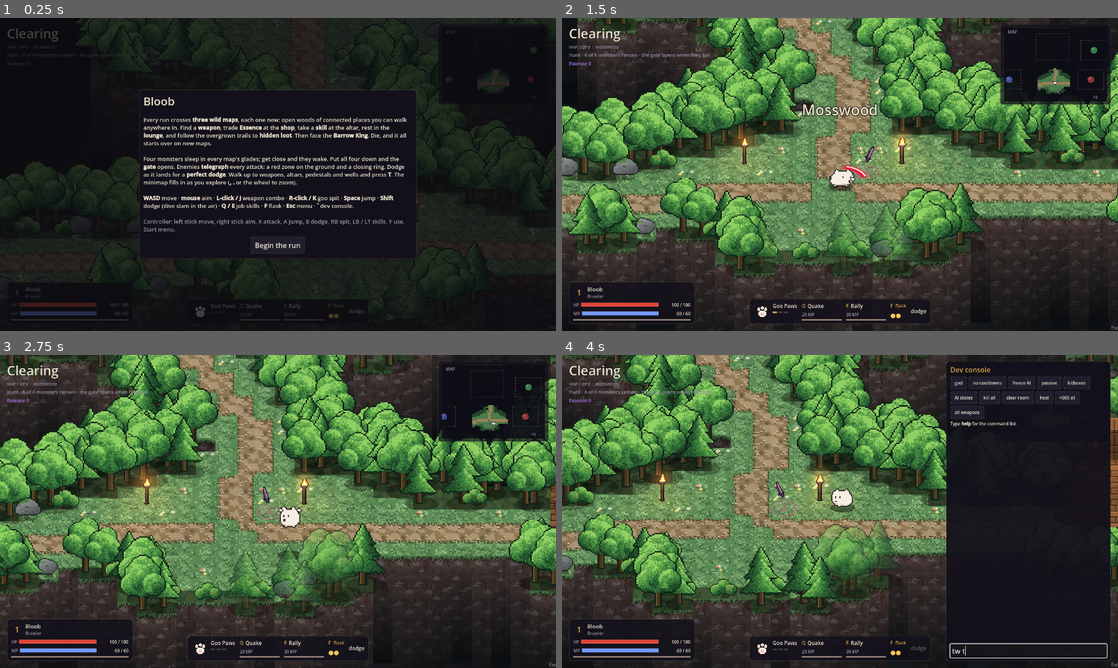
Above: before the commit, frames 1-4 (two rows, left to right).
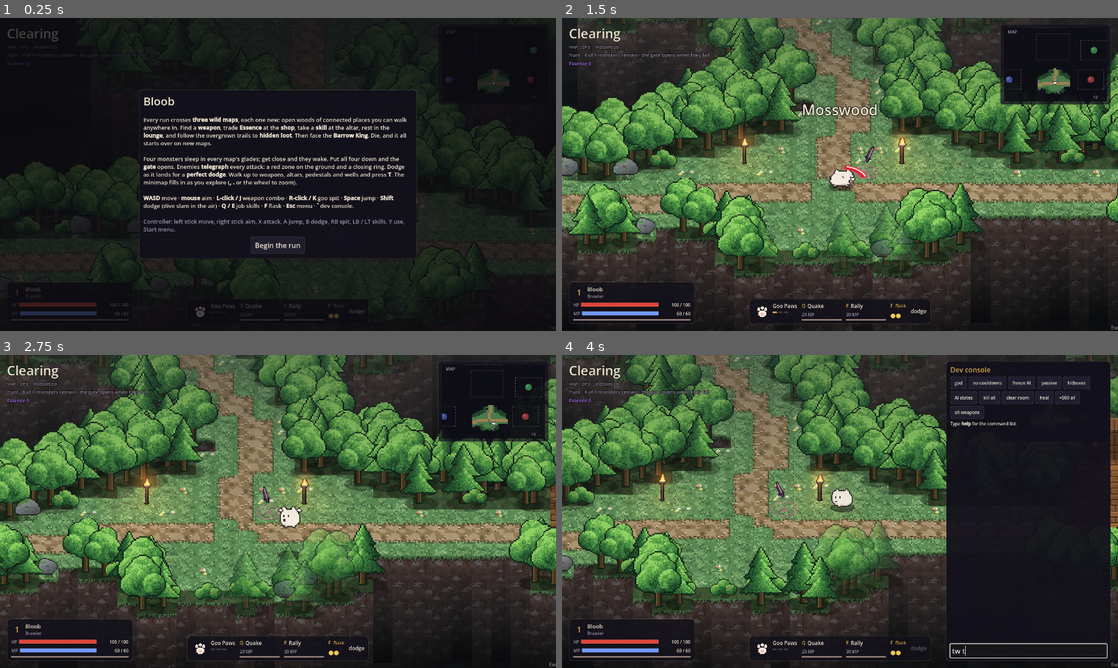
Above: after the commit, the same moments.

Repository: bloobofficial/bloob
Game: Godot game, scene res://main.tscn
Same seed, same stepped clock (60 frames per second), same inputs: the game is played once before the commit and once after it.
Inputs (mouse positions are in pixels of both pictures, inside the frame that each line leads up to):
- Up to frame 1 (0.25 s): no input
- Up to frame 2 (1.5 s): click "Begin the run" at 0.5 s; tap Enter (ui_accept) at 1.25 s; move the mouse to (962, 158) at 1.27 s; hold D (move_right) from 1.28 s (still down); hold T (use) from 1.28 s (still down); click (962, 158) at 1.42 s
- Up to frame 3 (2.75 s): tap Space (jump) at 1.52, 1.82, 2.27, 2.57 s; move the mouse to (166, 527) at 2.02 s; release D (move_right) at 2.03 s; release T (use) at 2.03 s; hold S (move_down) from 2.03 s (still down); click (166, 527) at 2.1 s; tap T (use) at 2.3 s
- Up to frame 4 (4 s): move the mouse to (895, 442) at 2.77 s; release S (move_down) at 2.78 s; hold D (move_right) 2.78-3.53 s; hold ` (dev) 2.78-3.53 s; click (895, 442) at 2.92 s; tap T (use) at 3.05, 3.8 s; move the mouse to (812, 574) at 3.52 s; hold W (move_up) from 3.53 s (still down); tap Shift (dodge) at 3.6 s; click (812, 574) at 3.67 s; tap Space (jump) at 3.77 s

The runs differ from the first frame. In frame 1, less than 0.1% of the frame differs, in the area x 22-27%, y 11-13%; in frame 2, 7.8%; in frame 3, 7.9%; in frame 4, 7.9%, in the area x 0-100%, y 0-28%.

Commit message:
Patch 1 polish: depth haze, readable HUD text, gate rim fix
- a screen-space haze fades the far side of the view into the map's dusk
- outlined HUD objective / subtitle / Essence text so it reads over foliage
- the forest rim only opens to the void on true south edges (no holes
  beside the gate pillars)

Co-Authored-By: Claude Opus 5.5 <noreply@anthropic.com>
Claude-Session: https://claude.ai/code/session_013d5ZWJQakJa6qryvagWexC

Diff:
--- a/ui/hud.gd
+++ b/ui/hud.gd
@@ -18,6 +18,7 @@
 var world: World
 var show_perf := false
 
+var _haze: TextureRect
 var _flash: ColorRect
 var _slowmo: TextureRect
 var _fade: ColorRect
@@ -69,6 +70,14 @@
 	root.set_anchors_preset(Control.PRESET_FULL_RECT)
 	root.mouse_filter = Control.MOUSE_FILTER_IGNORE
 	add_child(root)
+	# depth haze: the far side of the view (screen top) fades into the room's dusk, the near
+	# edge darkens a touch, so the ground reads as receding into the distance
+	_haze = TextureRect.new()
+	_haze.set_anchors_preset(Control.PRESET_FULL_RECT)
+	_haze.mouse_filter = Control.MOUSE_FILTER_IGNORE
+	_haze.stretch_mode = TextureRect.STRETCH_SCALE
+	_haze.texture = _haze_texture()
+	root.add_child(_haze)
 	# overlays
 	_flash = ColorRect.new()
 	_flash.set_anchors_preset(Control.PRESET_FULL_RECT)
@@ -111,6 +120,9 @@
 	tl.add_child(_objective)
 	_res = UiStyle.label("", 11)
 	tl.add_child(_res)
+	for l in [_sub, _objective, _res]:
+		l.add_theme_color_override("font_outline_color", Color(0, 0, 0, 0.75))
+		l.add_theme_constant_override("outline_size", 4)
 	# minimap (top right)
 	var mm := UiStyle.panel(0.7)
 	mm.set_anchors_preset(Control.PRESET_TOP_RIGHT)
@@ -297,6 +309,22 @@
 	return [m, t, row]
 
 
+func _haze_texture() -> Texture2D:
+	var g := Gradient.new()
+	g.set_color(0, Color(1, 1, 1, 0.42))
+	g.add_point(0.3, Color(1, 1, 1, 0.12))
+	g.add_point(0.55, Color(1, 1, 1, 0.0))
+	g.add_point(0.85, Color(0, 0, 0, 0.0))
+	g.set_color(g.get_point_count() - 1, Color(0, 0, 0, 0.22))
+	var t := GradientTexture2D.new()
+	t.gradient = g
+	t.fill_from = Vector2(0, 0)
+	t.fill_to = Vector2(0, 1)
+	t.width = 4
+	t.height = 256
+	return t
+
+
 func _vignette_texture() -> Texture2D:
 	var g := Gradient.new()
 	g.set_color(0, Color(0, 0, 0, 0))
@@ -327,6 +355,8 @@
 	var p := world.player
 	var fx := world.fx
 	# overlays
+	var fog: Color = world.room.theme.fog
+	_haze.modulate = Color(fog.lightened(0.12), 1.0)
 	_flash.color = Color(fx.flash_col, fx.flash)
 	var slow_target := maxf(0.85 if world.time.slowmo > 0 else 0.0, fx.vignette * 0.6)
 	_slowmo.modulate.a = slow_target
